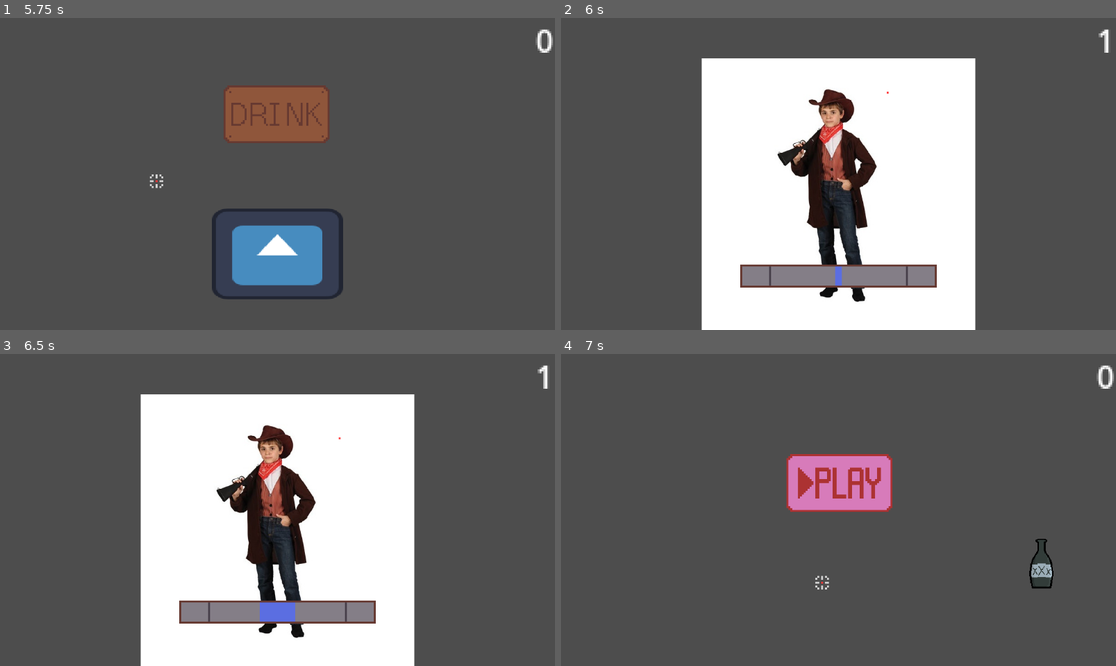
Above: before the commit, frames 1-4 (two rows, left to right).
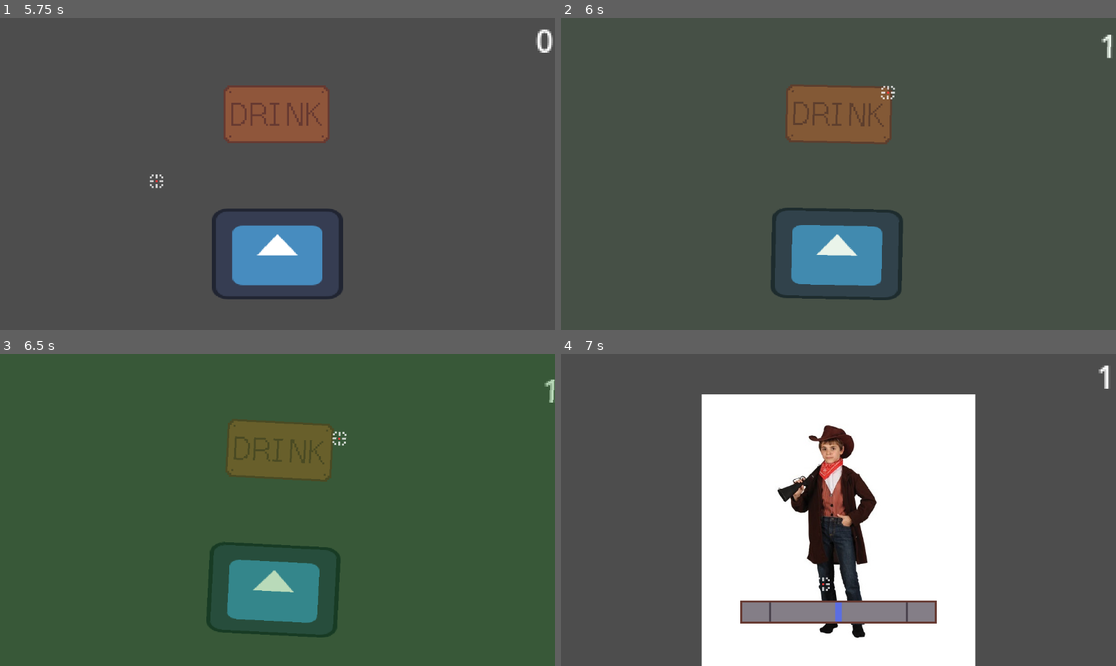
Above: after the commit, the same moments.

Repository: norg31/game-about-drawing
Game: Godot game, scene res://scenes/fight.tscn
Two runs of this game, one before a commit and one after it. Both use one fixed random seed, a clock stepped at 60 frames per second and the inputs below. This scene is started directly instead of the project's main scene. The engine's default icon, where the game draws it, is replaced by a stand-in: a white triangle on a blue panel in a dark square.
Inputs (mouse positions are in pixels of both pictures, inside the frame that each line leads up to):
- Up to frame 1 (5.75 s): tap Enter at 0.5, 2 s; move the mouse to (493, 61) at 0.52 s; press the mouse at (493, 61) at 0.53 s; tap Space at 1.25 s; move the mouse to (444, 220) at 1.27 s; release the mouse at (444, 220) at 1.28 s; click (444, 220) at 1.35 s; move the mouse to (111, 127) at 2.02 s; press the mouse at (111, 127) at 2.03 s; move the mouse to (305, 174) at 2.77 s; release the mouse at (305, 174) at 2.78 s; click (305, 174) at 2.85 s; move the mouse to (194, 96) at 3.52 s; press the mouse at (194, 96) at 3.53 s; move the mouse to (399, 158) at 4.27 s; release the mouse at (399, 158) at 4.28 s; click (399, 158) at 4.35 s; move the mouse to (166, 189) at 5.02 s; press the mouse at (166, 189) at 5.03 s
- Up to frame 2 (6 s): move the mouse to (894, 105) at 5.77 s; release the mouse at (894, 105) at 5.78 s; click (894, 105) at 5.85 s
- Up to frame 3 (6.5 s): no input
- Up to frame 4 (7 s): move the mouse to (810, 572) at 6.52 s; press the mouse at (810, 572) at 6.53 s

Frame 1 is identical in both runs. In frame 2, 43% of the frame differs, in the area x 25-100%, y 3-100%; in frame 3, 43%; in frame 4, 44%.

Commit message:
added screen effects to drinking and fights up to level 10

Diff:
--- a/scenes/drink.tscn
+++ b/scenes/drink.tscn
@@ -7,14 +7,72 @@
 [sub_resource type="RectangleShape2D" id="RectangleShape2D_0lkfv"]
 size = Vector2(55, 30)
 
+[sub_resource type="Animation" id="Animation_j45im"]
+resource_name = "screen flash"
+tracks/0/type = "value"
+tracks/0/imported = false
+tracks/0/enabled = true
+tracks/0/path = NodePath("DrinkEffects/ScreenFlash:color")
+tracks/0/interp = 1
+tracks/0/loop_wrap = true
+tracks/0/keys = {
+"times": PackedFloat32Array(0, 0.5, 1),
+"transitions": PackedFloat32Array(1, 1, 1),
+"update": 0,
+"values": [Color(0, 0.4627451, 0, 0), Color(0, 0.4627451, 0, 0.35686275), Color(0, 0.4627451, 0, 0)]
+}
+tracks/1/type = "value"
+tracks/1/imported = false
+tracks/1/enabled = true
+tracks/1/path = NodePath("Camera2D:rotation")
+tracks/1/interp = 1
+tracks/1/loop_wrap = true
+tracks/1/keys = {
+"times": PackedFloat32Array(0, 0.5, 1),
+"transitions": PackedFloat32Array(1, 0.5, 1),
+"update": 0,
+"values": [0.0, -0.08726646259971647, 0.0]
+}
+
+[sub_resource type="Animation" id="Animation_0lkfv"]
+length = 0.001
+tracks/0/type = "value"
+tracks/0/imported = false
+tracks/0/enabled = true
+tracks/0/path = NodePath("DrinkEffects/ScreenFlash:color")
+tracks/0/interp = 1
+tracks/0/loop_wrap = true
+tracks/0/keys = {
+"times": PackedFloat32Array(0),
+"transitions": PackedFloat32Array(1),
+"update": 0,
+"values": [Color(0, 0.4627451, 0, 0)]
+}
+tracks/1/type = "value"
+tracks/1/imported = false
+tracks/1/enabled = true
+tracks/1/path = NodePath("Camera2D:rotation")
+tracks/1/interp = 1
+tracks/1/loop_wrap = true
+tracks/1/keys = {
+"times": PackedFloat32Array(0),
+"transitions": PackedFloat32Array(1),
+"update": 0,
+"values": [0.0]
+}
+
+[sub_resource type="AnimationLibrary" id="AnimationLibrary_2iv58"]
+_data = {
+&"DrinkEffects": SubResource("Animation_j45im"),
+&"RESET": SubResource("Animation_0lkfv")
+}
+
 [node name="Drink" type="Node2D" unique_id=165905060]
 
-[node name="Menu" type="Node2D" parent="." unique_id=30918094]
-
-[node name="DrinkButton" type="Area2D" parent="Menu" unique_id=1923679510]
+[node name="DrinkButton" type="Area2D" parent="." unique_id=1923679510]
 script = ExtResource("2_0lkfv")
 
-[node name="TextureRect" type="TextureRect" parent="Menu/DrinkButton" unique_id=1383716465]
+[node name="TextureRect" type="TextureRect" parent="DrinkButton" unique_id=1383716465]
 offset_left = -30.0
 offset_top = -48.0
 offset_right = 29.0
@@ -22,14 +80,28 @@
 texture = ExtResource("2_exqet")
 stretch_mode = 2
 
-[node name="CollisionShape2D" type="CollisionShape2D" parent="Menu/DrinkButton" unique_id=77592345]
+[node name="CollisionShape2D" type="CollisionShape2D" parent="DrinkButton" unique_id=77592345]
 position = Vector2(-0.5, -31)
 shape = SubResource("RectangleShape2D_0lkfv")
 
-[node name="AlcoholGlass" type="TextureRect" parent="Menu" unique_id=1795046655]
+[node name="AlcoholGlass" type="TextureRect" parent="." unique_id=1795046655]
 offset_left = -34.0
 offset_top = 18.0
 offset_right = 34.0
 offset_bottom = 65.0
 texture = ExtResource("4_j45im")
 expand_mode = 1
+
+[node name="DrinkEffects" type="AnimationPlayer" parent="." unique_id=550767024]
+libraries/ = SubResource("AnimationLibrary_2iv58")
+
+[node name="ScreenFlash" type="ColorRect" parent="DrinkEffects" unique_id=396544534]
+offset_left = -571.0
+offset_top = -287.0
+offset_right = 589.0
+offset_bottom = 311.0
+color = Color(0, 0.4627451, 0, 0)
+
+[node name="Camera2D" type="Camera2D" parent="." unique_id=2018245720]
+ignore_rotation = false
+zoom = Vector2(4, 4)
--- a/scenes/fight.tscn
+++ b/scenes/fight.tscn
@@ -6,6 +6,7 @@
 [ext_resource type="Texture2D" uid="uid://ryl7ma8fxc8o" path="res://assets/progressbar.png" id="5_57w1i"]
 [ext_resource type="Texture2D" uid="uid://cg06j1evpk32y" path="res://assets/progress.png" id="6_f43n0"]
 [ext_resource type="Script" uid="uid://ch1i0267m7gdc" path="res://scenes/scripts/draw_bar.gd" id="7_f43n0"]
+[ext_resource type="Script" uid="uid://dyx8xml4uhlh3" path="res://scenes/scripts/drunk_effects.gd" id="7_i268b"]
 
 [sub_resource type="CapsuleShape2D" id="CapsuleShape2D_osnhv"]
 radius = 8.0
@@ -14,7 +15,118 @@
 [sub_resource type="RectangleShape2D" id="RectangleShape2D_5mf5x"]
 size = Vector2(29, 38)
 
+[sub_resource type="Animation" id="Animation_f43n0"]
+length = 0.001
+tracks/0/type = "value"
+tracks/0/imported = false
+tracks/0/enabled = true
+tracks/0/path = NodePath("Camera2D:rotation")
+tracks/0/interp = 1
+tracks/0/loop_wrap = true
+tracks/0/keys = {
+"times": PackedFloat32Array(0),
+"transitions": PackedFloat32Array(1),
+"update": 0,
+"values": [0.0]
+}
+tracks/1/type = "value"
+tracks/1/imported = false
+tracks/1/enabled = true
+tracks/1/path = NodePath("DrunkEffects/ScreenFlash:color")
+tracks/1/interp = 1
+tracks/1/loop_wrap = true
+tracks/1/keys = {
+"times": PackedFloat32Array(0),
+"transitions": PackedFloat32Array(1),
+"update": 0,
+"values": [Color(0, 0.4627451, 0, 0)]
+}
+
+[sub_resource type="Animation" id="Animation_57w1i"]
+resource_name = "drunkEffect"
+length = 3.0
+tracks/0/type = "value"
+tracks/0/imported = false
+tracks/0/enabled = true
+tracks/0/path = NodePath("Camera2D:rotation")
+tracks/0/interp = 1
+tracks/0/loop_wrap = true
+tracks/0/keys = {
+"times": PackedFloat32Array(0, 1, 2, 3),
+"transitions": PackedFloat32Array(1, 1, 1, 1),
+"update": 0,
+"values": [0.0, -0.03490658503988659, 0.0, 0.03490658503988659]
+}
+
+[sub_resource type="Animation" id="Animation_i268b"]
+resource_name = "drunkEffect2"
+length = 3.0
+tracks/0/type = "value"
+tracks/0/imported = false
+tracks/0/enabled = true
+tracks/0/path = NodePath("Camera2D:rotation")
+tracks/0/interp = 1
+tracks/0/loop_wrap = true
+tracks/0/keys = {
+"times": PackedFloat32Array(0, 1, 2, 3),
+"transitions": PackedFloat32Array(1, 1, 1, 1),
+"update": 0,
+"values": [0.0, -0.06981317007977318, 0.0, 0.06981317007977318]
+}
+tracks/1/type = "value"
+tracks/1/imported = false
+tracks/1/enabled = true
+tracks/1/path = NodePath("DrunkEffects/ScreenFlash:color")
+tracks/1/interp = 1
+tracks/1/loop_wrap = true
+tracks/1/keys = {
+"times": PackedFloat32Array(0, 1, 2, 3),
+"transitions": PackedFloat32Array(1, 1, 1, 1),
+"update": 0,
+"values": [Color(0, 0.4627451, 0, 0), Color(0, 0.4627451, 0, 0.25882354), Color(0, 0.4627451, 0, 0), Color(0, 0.4627451, 0, 0.25882354)]
+}
+
+[sub_resource type="Animation" id="Animation_bjlyo"]
+resource_name = "drunkEffect3"
+length = 3.0
+tracks/0/type = "value"
+tracks/0/imported = false
+tracks/0/enabled = true
+tracks/0/path = NodePath("Camera2D:rotation")
+tracks/0/interp = 1
+tracks/0/loop_wrap = true
+tracks/0/keys = {
+"times": PackedFloat32Array(0, 1, 2, 3),
+"transitions": PackedFloat32Array(1, 1, 1, 1),
+"update": 0,
+"values": [0.0, -0.10471975511965978, 0.0, 0.10471975511965978]
+}
+tracks/1/type = "value"
+tracks/1/imported = false
+tracks/1/enabled = true
+tracks/1/path = NodePath("DrunkEffects/ScreenFlash:color")
+tracks/1/interp = 1
+tracks/1/loop_wrap = true
+tracks/1/keys = {
+"times": PackedFloat32Array(0, 1, 2, 3),
+"transitions": PackedFloat32Array(1, 1, 1, 1),
+"update": 0,
+"values": [Color(0, 0.4627451, 0, 0), Color(0, 0.4627451, 0, 0.4117647), Color(0, 0.4627451, 0, 0), Color(0, 0.4627451, 0, 0.4117647)]
+}
+
+[sub_resource type="AnimationLibrary" id="AnimationLibrary_f43n0"]
+_data = {
+&"RESET": SubResource("Animation_f43n0"),
+&"drunkEffect1": SubResource("Animation_57w1i"),
+&"drunkEffect2": SubResource("Animation_i268b"),
+&"drunkEffect3": SubResource("Animation_bjlyo")
+}
+
 [node name="fight" type="Node2D" unique_id=1610886303]
+
+[node name="Camera2D" type="Camera2D" parent="." unique_id=984652812]
+ignore_rotation = false
+zoom = Vector2(4, 4)
 
 [node name="Enemy" type="Node2D" parent="." unique_id=1207926762]
 
@@ -51,3 +163,14 @@
 texture_progress = ExtResource("6_f43n0")
 texture_progress_offset = Vector2(1, 1)
 script = ExtResource("7_f43n0")
+
+[node name="DrunkEffects" type="AnimationPlayer" parent="." unique_id=422885456]
+libraries/ = SubResource("AnimationLibrary_f43n0")
+script = ExtResource("7_i268b")
+
+[node name="ScreenFlash" type="ColorRect" parent="DrunkEffects" unique_id=2018284742]
+offset_left = -177.0
+offset_top = -110.0
+offset_right = 169.0
+offset_bottom = 114.0
+color = Color(0, 0.4627451, 0, 0)
--- a/scenes/main.tscn
+++ b/scenes/main.tscn
@@ -8,6 +8,9 @@
 size = Vector2(55, 30)
 
 [node name="main" type="Node2D" unique_id=1177889015]
+
+[node name="Camera2D" type="Camera2D" parent="." unique_id=1703083351]
+zoom = Vector2(4, 4)
 
 [node name="MainMenuBottles" parent="." unique_id=203788277 instance=ExtResource("2_0wfyh")]
 position = Vector2(105, 28)
--- a/scenes/scripts/draw_bar.gd
+++ b/scenes/scripts/draw_bar.gd
@@ -1,4 +1,5 @@
 extends TextureProgressBar
+@onready var drunk_effects: AnimationPlayer = $"../../DrunkEffects"
 
 @export var can_be_killed = false
 
--- a/scenes/scripts/drink_button.gd
+++ b/scenes/scripts/drink_button.gd
@@ -1,5 +1,6 @@
 extends Area2D
 
+@onready var drink_effects: AnimationPlayer = $"../DrinkEffects"
 
 
 func shoot():
@@ -15,9 +16,10 @@
 	print("level: ", GameState.level_counter)
 
 
-	##  Play drinking animation
-	# ...
+	#  Play drinking animation  &  Switch scene to fight scene
+	drink()
 
-
-	#  Switch scene to fight scene
+func drink():
+	drink_effects.play("DrinkEffects")
+	await get_tree().create_timer(1.0).timeout
 	get_tree().change_scene_to_file("res://scenes/fight.tscn")
--- /dev/null
+++ b/scenes/scripts/drunk_effects.gd
@@ -0,0 +1,10 @@
+extends AnimationPlayer
+
+func _ready() -> void:
+	var drunk_level = GameState.level_counter
+	if drunk_level > 2 and drunk_level <= 4:
+		play("drunkEffect1")
+	elif drunk_level > 4 and drunk_level <= 6:
+		play("drunkEffect2")
+	elif drunk_level > 6 and drunk_level <= 10:
+		play("drunkEffect3")
--- a/scenes/scripts/level_count_display.gd
+++ b/scenes/scripts/level_count_display.gd
@@ -1,5 +1,5 @@
 extends RichTextLabel
 
 
-func _process(delta: float) -> void:
+func _process(_delta: float) -> void:
 	text = str(GameState.level_counter)
--- a/scenes/ui.tscn
+++ b/scenes/ui.tscn
@@ -8,9 +8,6 @@
 [node name="crosshair" parent="." unique_id=766271273 instance=ExtResource("1_nt7q6")]
 position = Vector2(41, -98)
 
-[node name="Camera2D" type="Camera2D" parent="." unique_id=1598160059]
-zoom = Vector2(4, 4)
-
 [node name="LevelCountDisplay" type="RichTextLabel" parent="." unique_id=1209554572]
 offset_left = 81.0
 offset_top = -81.0
Not shown, added: scenes/scripts/drunk_effects.gd.uid
